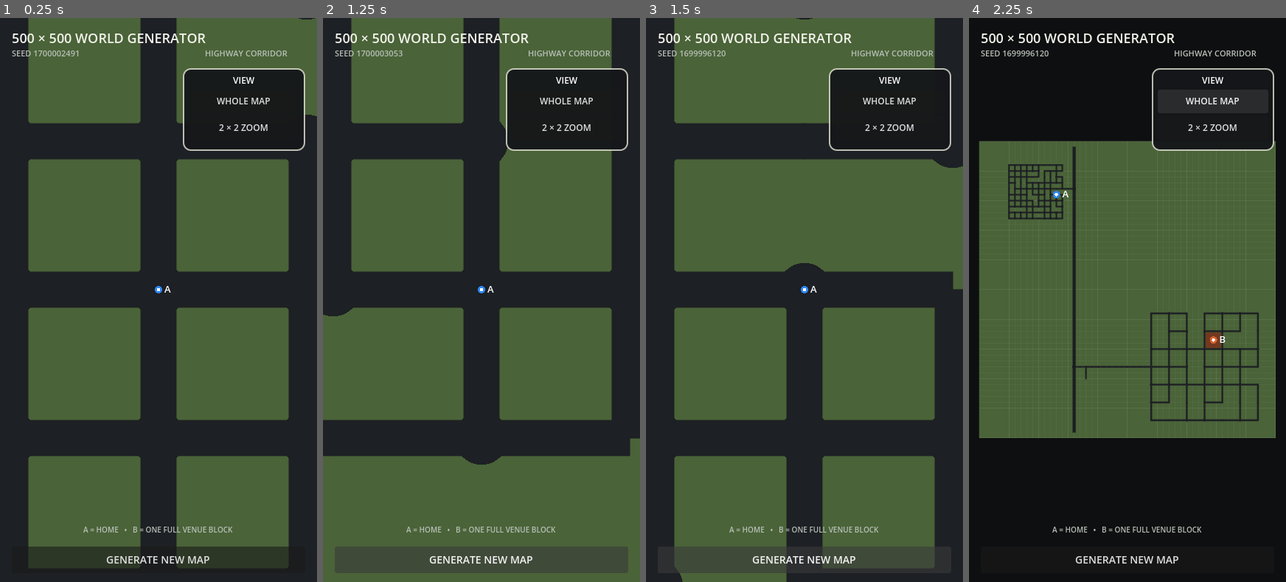
Above: before the commit, frames 1-4 (left to right).
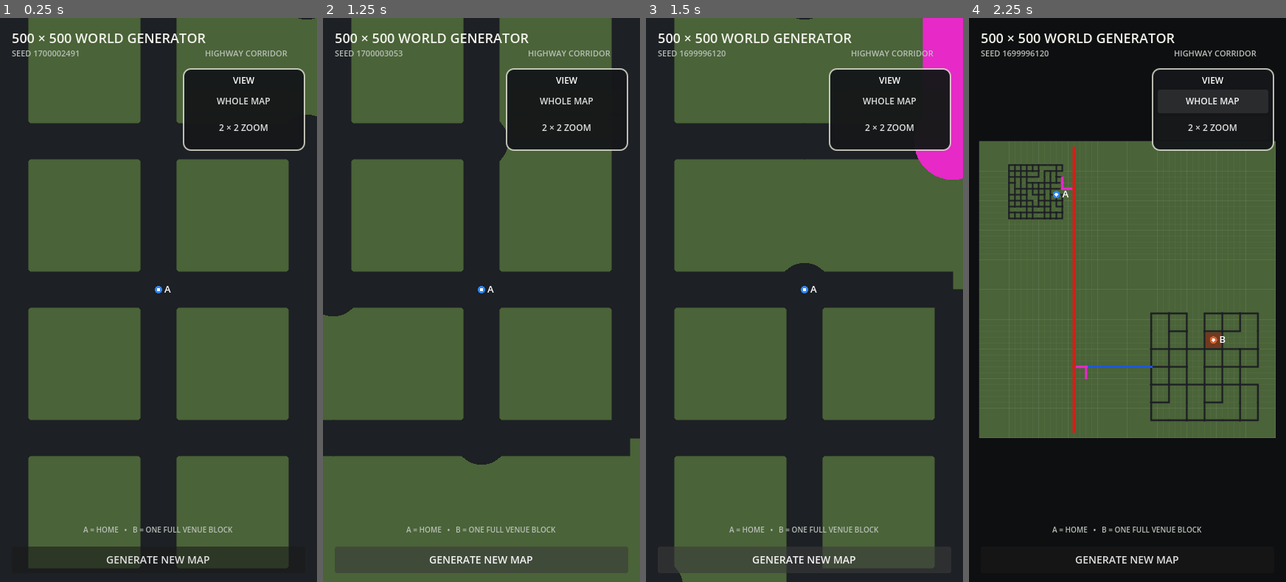
Above: after the commit, the same moments.

Repository: patrickcallahancomedy/comedian
Game: Godot game, scene res://scenes/drive/grid_world_prototype.tscn
The game is run twice, just before and just after one commit, with the same random seed, the same clock (stepped at 60 frames per second) and the same inputs. This scene is started directly instead of the project's main scene.
Inputs:
- Up to frame 1 (0.25 s): no input
- Up to frame 2 (1.25 s): click "GENERATE NEW MAP" at 0.5 s
- Up to frame 3 (1.5 s): click "GENERATE NEW MAP" at 1.25 s
- Up to frame 4 (2.25 s): click "WHOLE MAP" at 2 s

Frames 1-2 are identical in both runs. In frame 3, 2.4% of the frame differs, in the area x 84-100%, y 0-29%; in frame 4, 0.7%.

Commit message:
Color connector ramp and highway classes

Diff:
--- a/godot/scripts/drive/grid_world_map.gd
+++ b/godot/scripts/drive/grid_world_map.gd
@@ -8,8 +8,9 @@
 const GRID_MAJOR := Color(1.0, 1.0, 1.0, 0.08)
 
 const ROAD_COLOR := Color(0.115, 0.125, 0.14)
-const CONNECTOR_COLOR := Color(0.13, 0.14, 0.155)
-const HIGHWAY_COLOR := Color(0.105, 0.115, 0.13)
+const CONNECTOR_COLOR := Color(0.10, 0.34, 0.92)
+const RAMP_COLOR := Color(0.90, 0.16, 0.78)
+const HIGHWAY_COLOR := Color(0.84, 0.12, 0.10)
 
 const HOME_COLOR := Color(0.18, 0.52, 0.98)
 const VENUE_COLOR := Color(0.84, 0.39, 0.19)
@@ -216,6 +217,9 @@
 				generator.RoadClass.CONNECTOR:
 					width = 3.4
 					color = CONNECTOR_COLOR
+				generator.RoadClass.RAMP:
+					width = 4.0
+					color = RAMP_COLOR
 				generator.RoadClass.HIGHWAY:
 					width = 5.2
 					color = HIGHWAY_COLOR
@@ -246,6 +250,9 @@
 			generator.RoadClass.CONNECTOR:
 				radius = 2.4
 				color = CONNECTOR_COLOR
+			generator.RoadClass.RAMP:
+				radius = 2.6
+				color = RAMP_COLOR
 			generator.RoadClass.HIGHWAY:
 				radius = 3.0
 				color = HIGHWAY_COLOR
